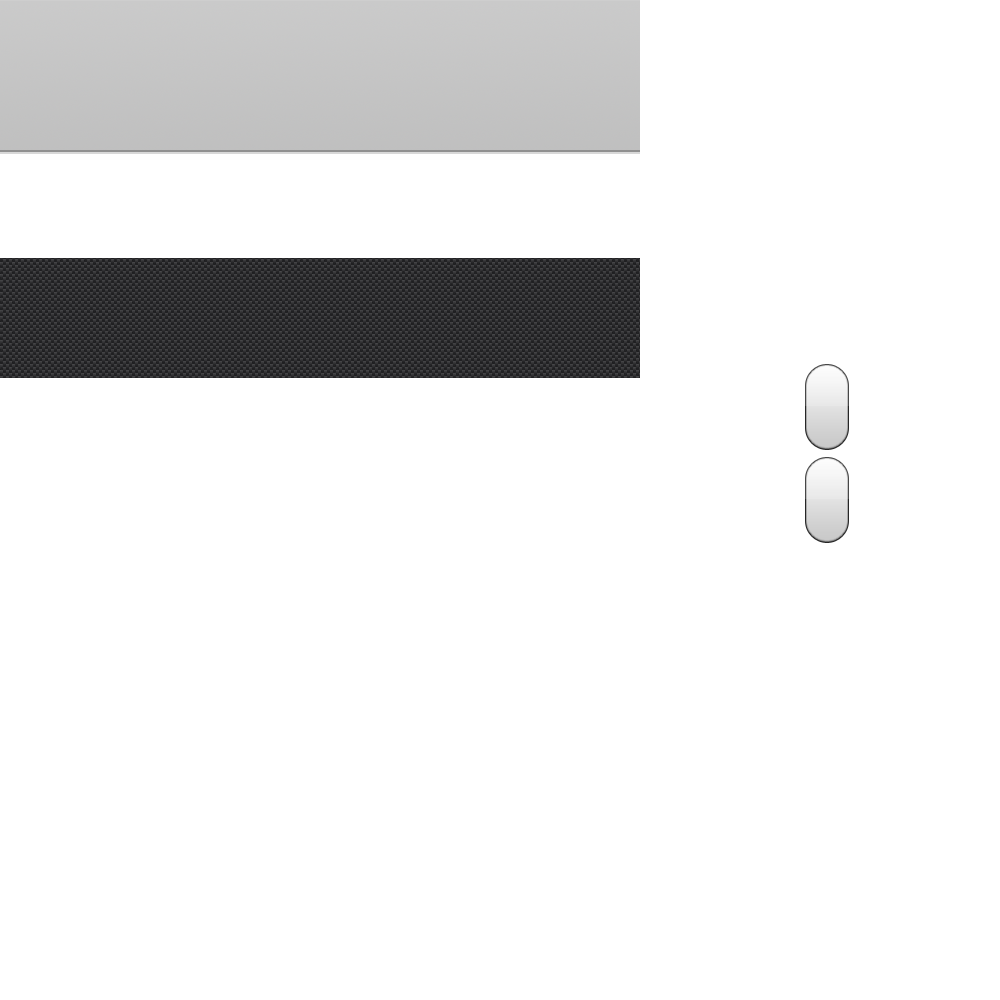
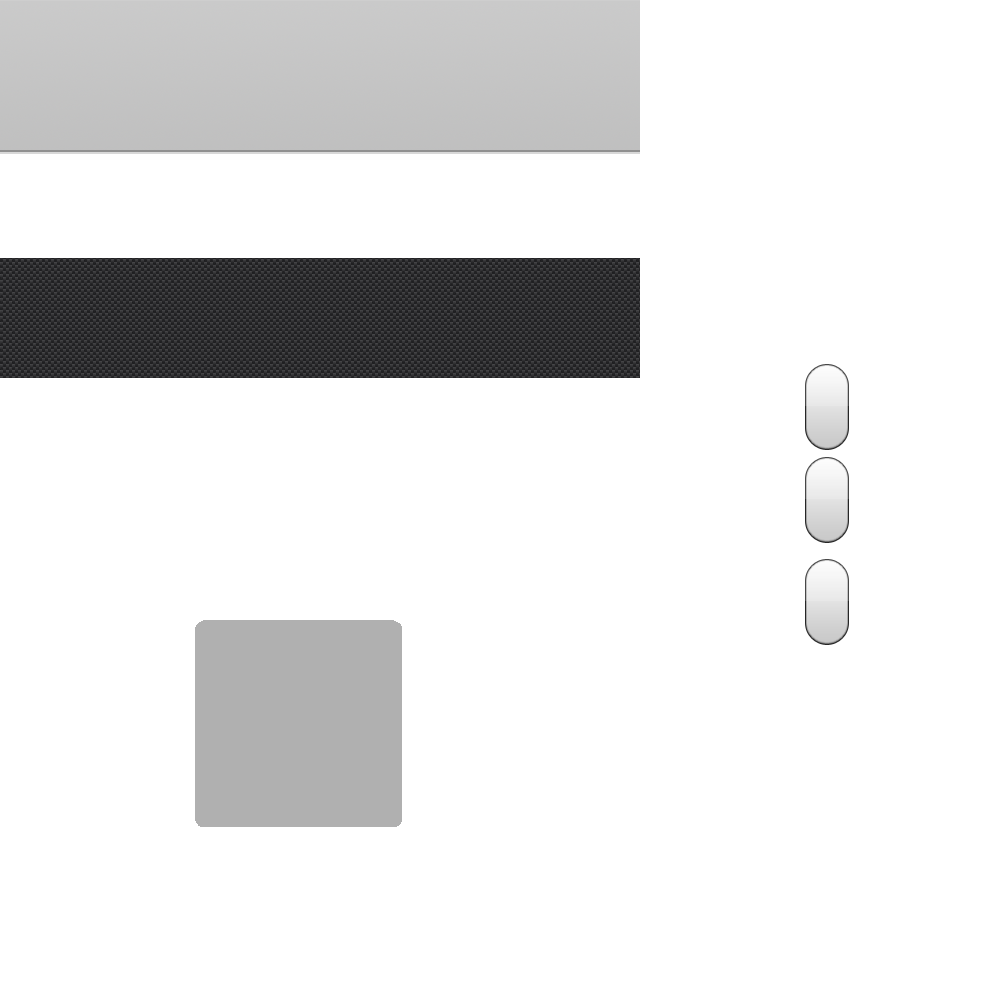
The second (1000, 1000) image is a revision of the first. Changes to its layers:
added group "Trend Button Mint Green" with 2 layers above "Trend Button Green" over [805, 559, 849, 645]
added layer "Shine" (1st of 3, in "Trend Button Mint Green") (15%) in group "Trend Button Mint Green" over [805, 559, 849, 601]
added layer "Gray Button" (1st of 3, in "Trend Button Mint Green") in group "Trend Button Mint Green" over [805, 559, 849, 645]
added layer "Image Well" (2nd of 2, in "Image Well") in group "Image Well" over [195, 620, 402, 827]
